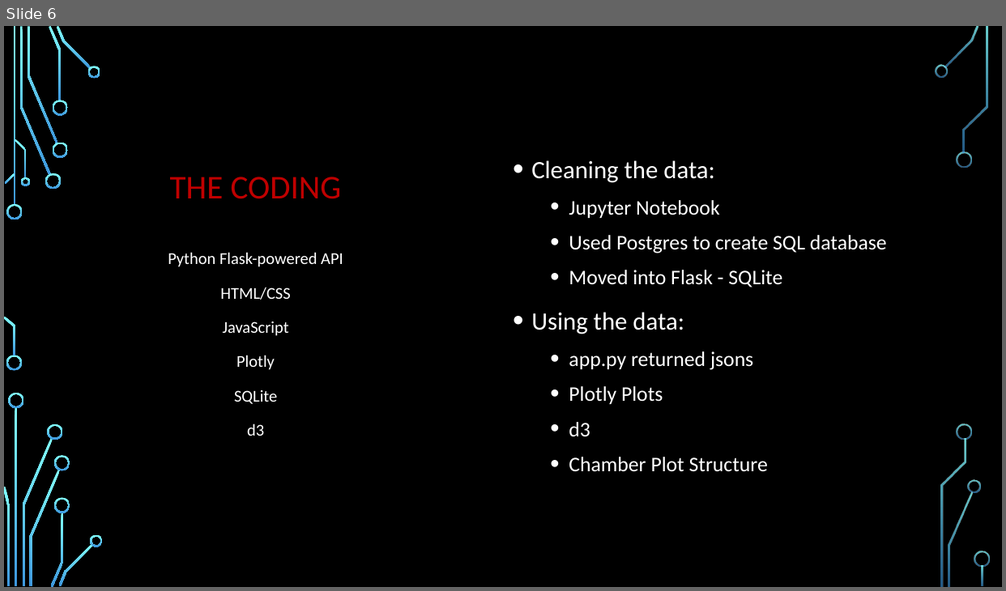
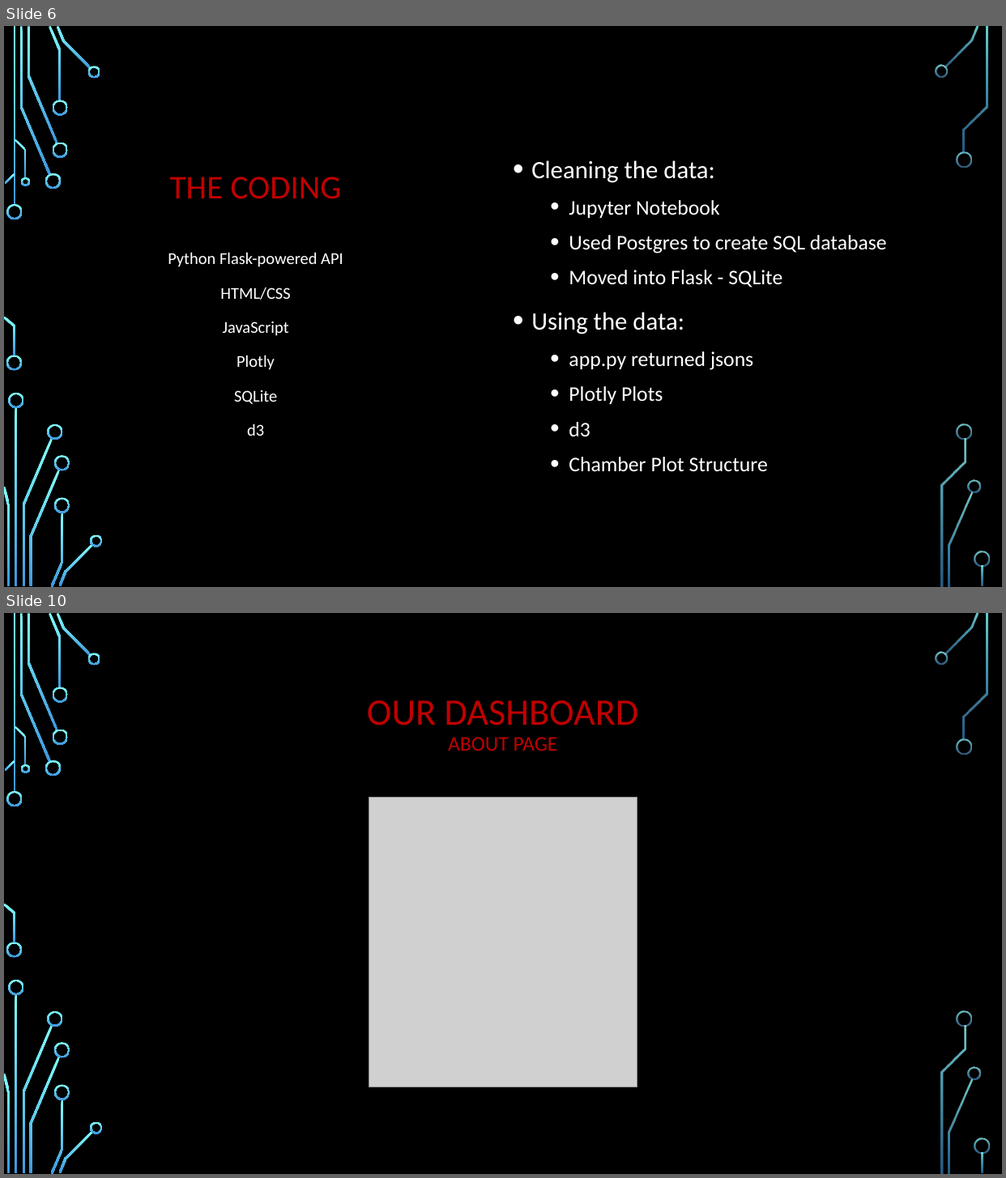
Before and after one commit to isabelle-sanford/senate-analysis, a slide deck: Senate_Salamanders_Slide.pptx. Shown one above the other, each under a label of ours: slide 6 before the commit, slides 6 and 10 after it; the slides between them are not shown. The pictures are 1006x591 and 1006x1178 pixels, drawn with LibreOffice and Linux fonts; fonts in the diff are those of the drawing; grey boxes stand for pictures; background and template pictures are left out. Boxes give left, top, right and bottom in pixels: in the first picture for what was removed or moved away, otherwise in the second. Text is boxed around its words. In the diff, an @@ line names an element or a change of style, - is before the commit and + after.

```diff
--- a/Senate_Salamanders_Slide.pptx
+++ b/Senate_Salamanders_Slide.pptx
@@ slide 10 added at box(4, 613, 1002, 1174), background picture (left out); not listed: 36 template elements that a slide beside it also shows @@
@@ title added at box(367, 700, 639, 751), 36 pt, text #C00000 @@
+OUR DASHBOARD
+ABOUT PAGE
@@ picture added at box(368, 797, 637, 1087) @@
```
Also in this commit, not shown: 1 slide changed, 2 other slides added, 1 slide removed.
